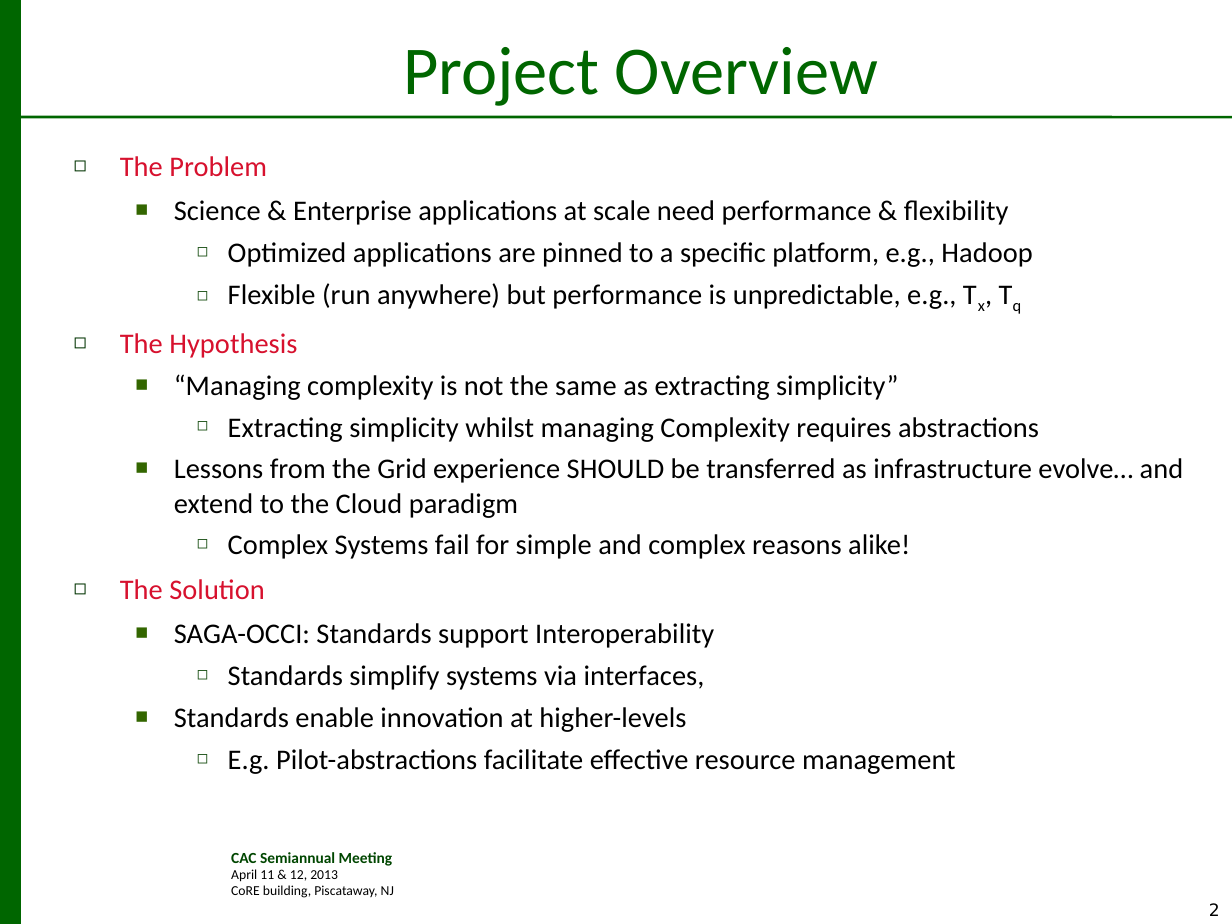
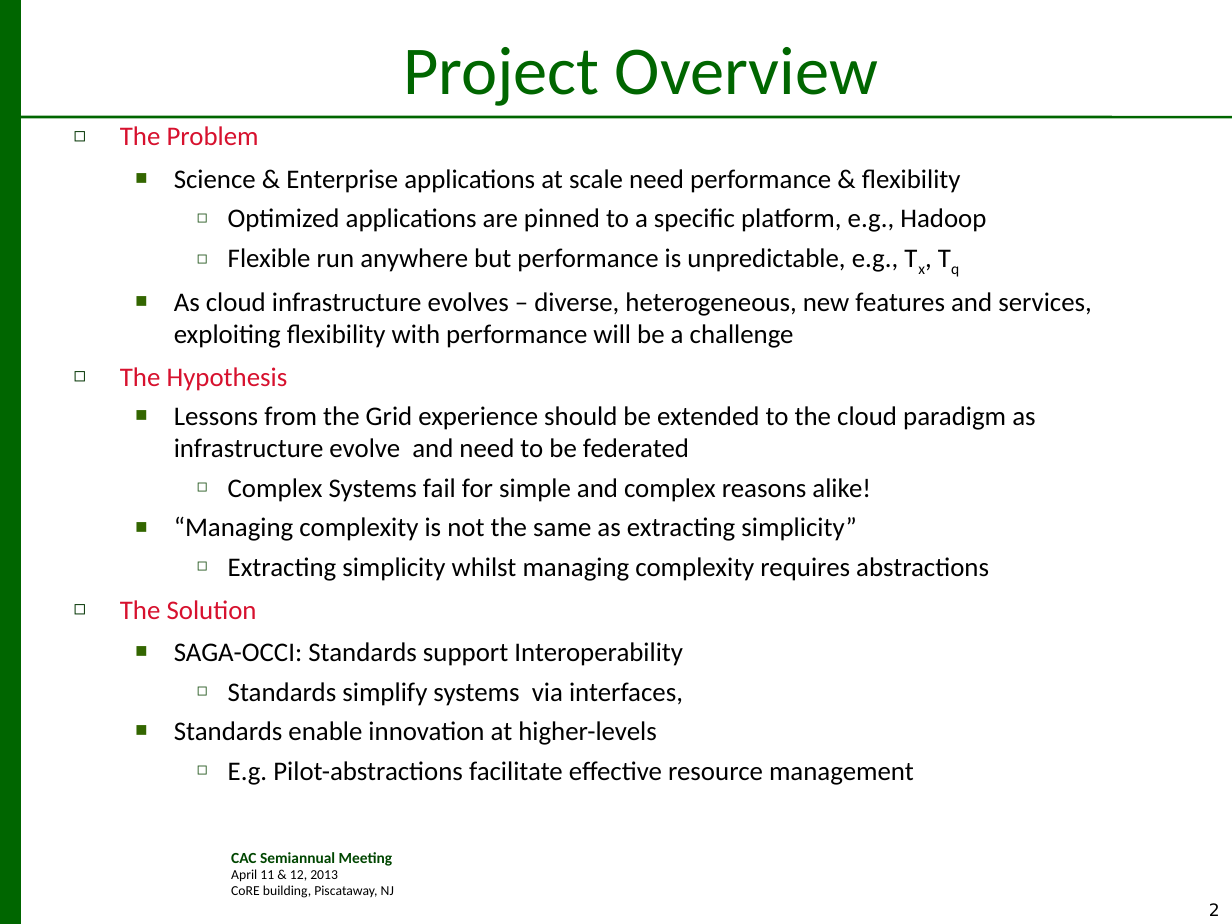
Before and after one commit to saga-project/presentations, a slide deck: slide 2 of cac-saga-occi.v1.1.ppt. Drawn at 1232x924 pixels with LibreOffice and Linux fonts; fonts in the diff are those of the drawing; background and template pictures are left out. Boxes give left, top, right and bottom in pixels: in the first picture for what was removed or moved away, otherwise in the second. Text is boxed around its words. In the diff, an @@ line names an element or a change of style, - is before the commit and + after.

```diff
--- a/cac-saga-occi.v1.1.ppt
+++ b/cac-saga-occi.v1.1.ppt
@@ text "The Problem" moved from (x1=120, y1=156, x2=1184, y2=774) to (x1=120, y1=126, x2=1092, y2=785) @@
@@ text at (x1=120, y1=126, x2=986, y2=785): size 16.6 to 15.7 pt in "The Problem", "Science & Enterprise applications at scale need ...", "Optimized applications are pinned to a specific ...", "The Hypothesis" and 6 more places @@
@@ text at (x1=174, y1=248, x2=1092, y2=348): text changed; size 16.6 to 15.7 pt @@
-    ◻ Flexible (run anywhere) but performance is unpredictable, e.g., Tx, Tq
+    ◻ Flexible run anywhere but performance is unpredictable, e.g., Tx, Tq
+  ■ As cloud infrastructure evolves – diverse, heterogeneous, new features and services, exploiting flexibility with performance will be a challenge
@@ text at (x1=174, y1=406, x2=1035, y2=502): paragraphs added @@
+  ■ Lessons from the Grid experience should be extended to the cloud paradigm as infrastructure evolve and need to be federated
+    ◻ Complex Systems fail for simple and complex reasons alike!
@@ text at (x1=228, y1=557, x2=989, y2=581): text changed; size 16.6 to 15.7 pt @@
-    ◻ Extracting simplicity whilst managing Complexity requires abstractions
-  ■ Lessons from the Grid experience SHOULD be transferred as infrastructure evolve… and extend to the Cloud paradigm
-    ◻ Complex Systems fail for simple and complex reasons alike!
+    ◻ Extracting simplicity whilst managing complexity requires abstractions
```
Also in this commit, not shown: 11 other slides changed, 1 other file.
